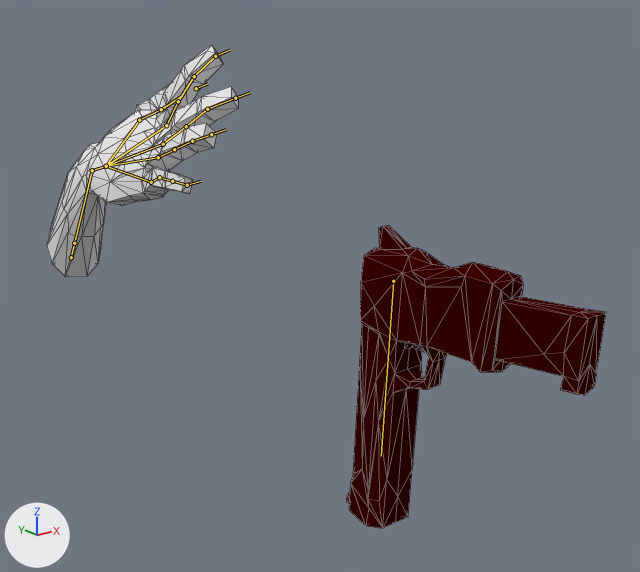
Before and after pictures for a commit that changed the Blender file Models/Raw/player_hand.blend.
The view is the same before and after, from a camera (50 mm lens) standing at (-1.25, -2.5, 0.91) and looking at (0.32, -0.53, 0.12). Every picture has the same lights, and +X, +Y and +Z are marked at lower left. Both versions are drawn at frame 6 of the action 'RecallRight'; the numbers are the values there. The bones that bend it are drawn over the model as lines. Mesh edges are drawn as thin lines.

In view in the first picture: 'Gun', 'pCube1'.
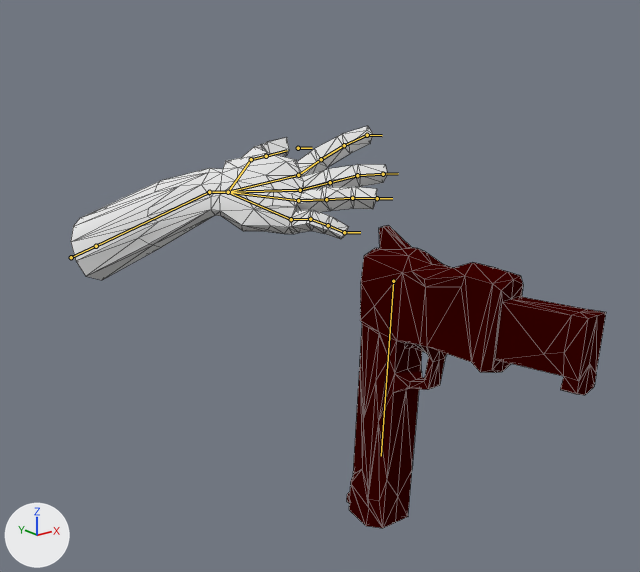
Commit message: Improved pull right animation on hand

Boxes [x1, y1, x2, y2] around the edits, measured in the pictures (640 x 572 px):
'pCube1', posed (65% wider, 33% shorter): before [47, 45, 238, 277]; after [71, 126, 387, 280]
bone 'root', root to tip: before (71, 257) to (74, 243); after (71, 257) to (96, 246)

The change in detail:
Bone 'root' (bone_root) turns from (-37, -5, 18) to (-29, -25, -13) degrees about its own x, y and z.
